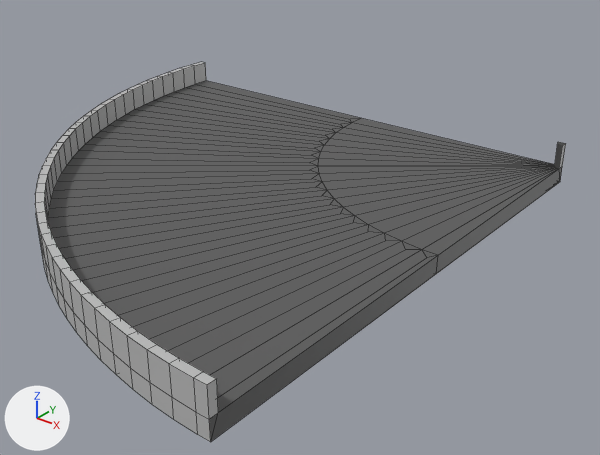
Before and after pictures for a commit that changed the FBX model Assets/models/Modular_Track/Wide_Track/ZAKRUTY/curve_2x2_WIDE.fbx.
One viewpoint serves both versions: a 50 mm lens placed at (7.11, 5.94, 1.29), pointed at (5.36, 8.13, -0.07). Lighting does not change. The marker at lower left points along +X, +Y and +Z. Mesh edges are drawn as thin lines. Where no turn or scale is listed for an object, it has been applied to the vertices.

Before the edit, the objects in view are built like this:
```python
me_mesh = bpy.data.meshes.new('Mesh')
me_mesh.from_pydata(...)  # 316 vertices, 354 faces; spans x -2.0..0.0, y -2.0..0.0, z 0.0..0.16
# faces by material slot: [40, 160, 154]
me_mesh.materials.append(mat_lambert5)  # grey #bcbcbc
me_mesh.materials.append(mat_road)  # dark grey #5b5b5b
me_mesh.materials.append(mat_lambert1)  # grey #bcbcbc
ob_psphere83 = bpy.data.objects.new('pSphere83', me_mesh)
ob_psphere83.location = (6.0, 9.0, 0.0)
```
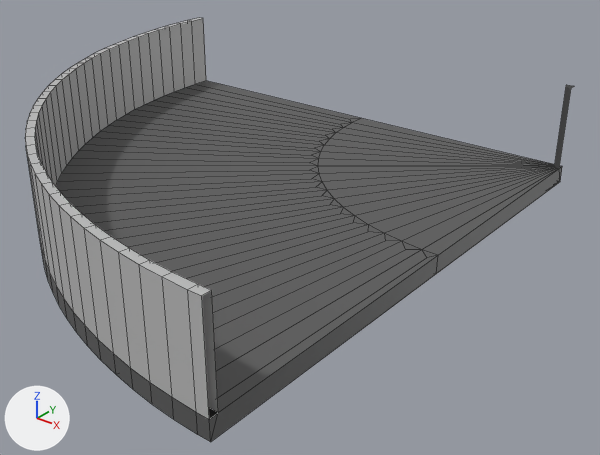
The newer file is also turned or shifted as a whole; pictures and numbers use the older file's frame.

Pixel boxes (x1, y1, x2, y2) of what changed, in the pictures (600 x 455 px):
'pSphere83', reshaped (12% taller)
    before: (35, 62, 566, 442)
    after: (25, 18, 574, 442)
part 1 of me_mesh, cut back
    before: (555, 142, 566, 169)
    after: (555, 85, 574, 168)
part 2 of me_mesh, cut back
    before: (35, 62, 218, 419)
    after: (25, 18, 218, 419)
part 3 of me_mesh, recoloured
    both: (42, 253, 211, 442)

What changed in the scene script:
```text
Change me_mesh:
    used by ob_psphere83; location = (6.0, 9.0, 0.0)
    remove me_mesh.from_pydata(...)  # 316 vertices, 354 faces; spans x -2.0..0.0, y -2.0..0.0, z 0.0..0.16
    add me_mesh.from_pydata(...)  # 316 vertices, 350 faces; spans x -2.0..0.0, y -2.0..0.0, z 0.0..0.39
    me_mesh part 1
    2 faces are deleted
    21 vertices in x -0.03..0.0, y -0.03..0.0, z 0.16 move by (0.0, 0.0, 0.23)
    me_mesh part 2
    2 faces are deleted
    78 vertices in x -2.0..0.0, y -2.0..0.0, z 0.16 move by (0.0, 0.0, 0.23)
    me_mesh part 3: 38 faces spanning x -2.0..0.0, y -2.0..0.0, z 0.0..0.07 switch from mat_lambert1 (grey #bcbcbc) to mat_road (dark grey #5b5b5b)
```
